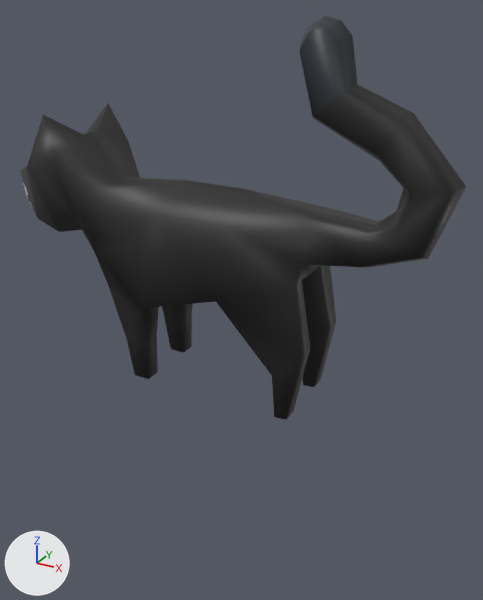
Two versions of the Blender file assets/models/cat.blend, one commit apart.
Rendered twice from a camera (50 mm lens) standing at (0.541, -0.891, 0.603) and looking at (-0.089, 0.254, 0.03). Every picture has the same lights, and +X, +Y and +Z are marked at lower left.

Script lines for the objects in view, before the commit:
```python
me_cat = bpy.data.meshes.new('cat')
me_cat.from_pydata(...)  # 147 vertices, 172 faces; spans x -0.199..0.192, y -0.048..0.048, z 0.0..0.295
me_cat.polygons.foreach_set('use_smooth', [True] * 172)
me_cat.materials.append(mat_items)  # picture img_items_02_png
ob_cat = bpy.data.objects.new('cat', me_cat)
ob_cat.location = (0.0, 0.0, 0.0)
ob_cat.scale = (2.0, 2.0, 2.0)
```
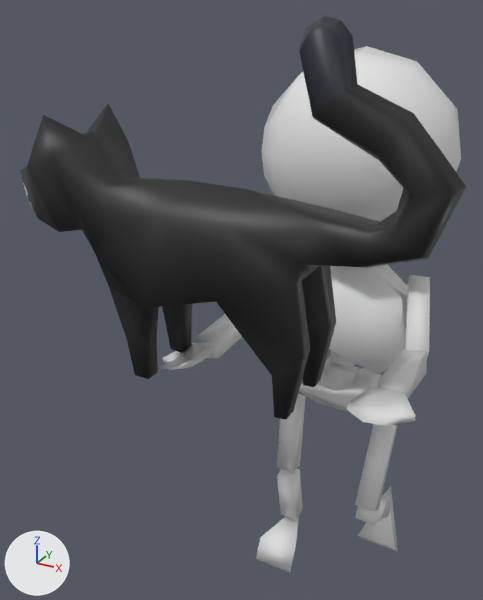
Pixel boxes (x1, y1, x2, y2) of what changed, in the pictures (483 x 600 px):
'@grab_transform', added
    after: (159, 46, 461, 572)

What changed in the scene script:
```text
Add mat_player_0:
    mat_player_0 = principled_material('Player_0')
    mat_player_0.base_color = (0.8, 0.8, 0.8)  # white #e7e7e7
    mat_player_0.roughness = 0.0
Add me_playermodel_001:
    me_playermodel_001.from_pydata(...)  # 229 vertices, 217 faces; spans x -0.657..0.004, y -0.684..0.532, z -0.415..0.066
    me_playermodel_001.polygons.foreach_set('use_smooth', [True] * 217)
    me_playermodel_001.materials.append(mat_player_0)  # its picture is missing
Add ob_grab_transform:
    ob_grab_transform = bpy.data.objects.new('@grab_transform', me_playermodel_001)
    ob_grab_transform.location = (-0.064, -0.039, 0.0)
    ob_grab_transform.rotation_euler = (-1.571, -3.142, 1.571)  # degrees (-90, -180, 90)
```
